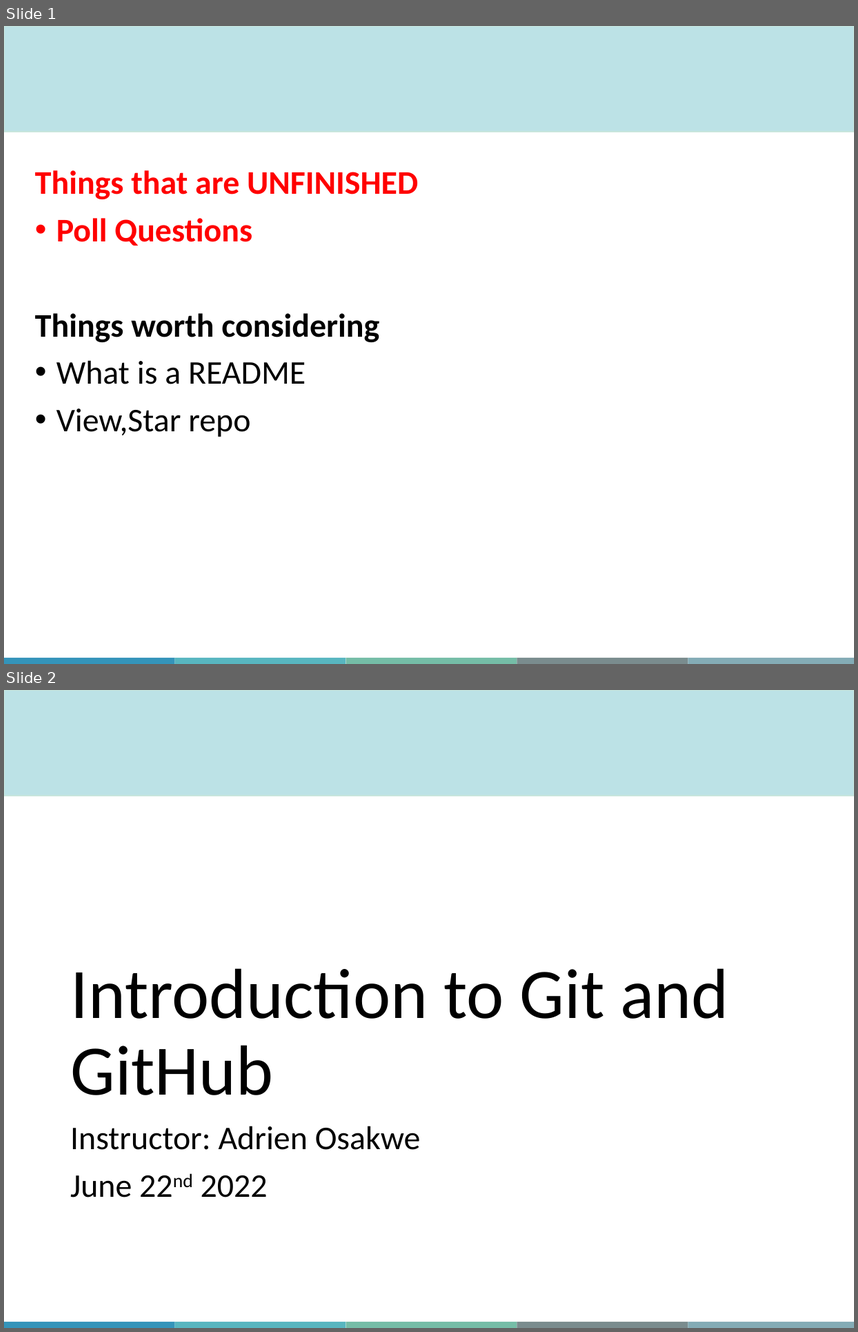
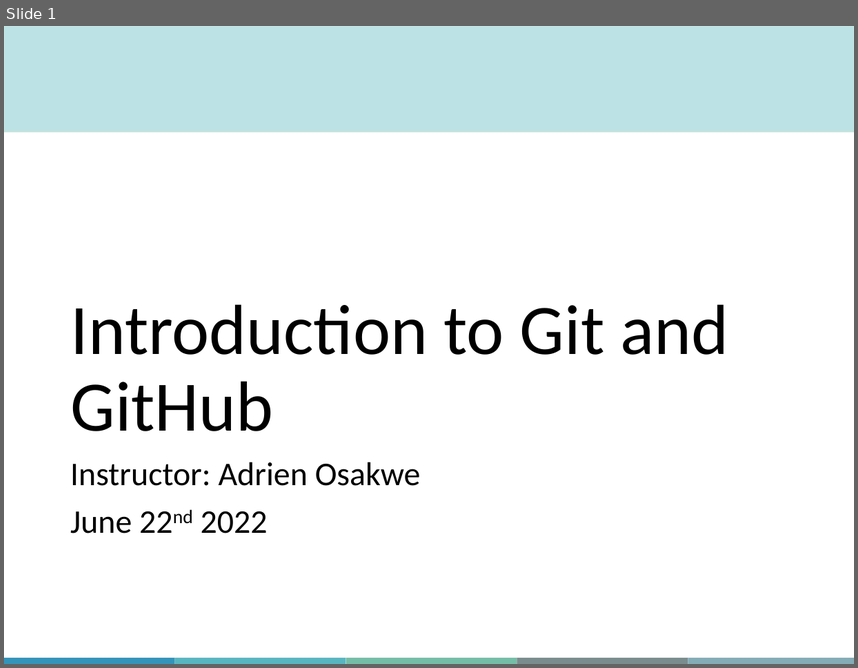
Before and after one commit to aosakwe/MiCM_IntroToGitHub, a slide deck: Slides/MiCM_GitHub_Workshop.pptx. Shown one above the other, each under a label of ours: slides 1 and 2 before the commit, slide 1 after it. The pictures are 858x1332 and 858x668 pixels, drawn with LibreOffice and Linux fonts; fonts in the diff are those of the drawing; background and template pictures are left out. Boxes give left, top, right and bottom in pixels: in the first picture for what was removed or moved away, otherwise in the second. Text is boxed around its words. In the diff, an @@ line names an element or a change of style, - is before the commit and + after.

```diff
--- a/Slides/MiCM_GitHub_Workshop.pptx
+++ b/Slides/MiCM_GitHub_Workshop.pptx
@@ slide 1 removed at (4,26,854,664), background #FFFFFF; not listed: 6 template elements that a slide beside it also shows @@
@@ text removed at (35,170,418,437) @@
-Things that are UNFINISHED
-• Poll Questions
-Things worth considering
-• What is a README
-• View,Star repo
@@ what was slide 2 is now slide 1 @@
```
Also in this commit, not shown: 10 slides changed, 2 slides added.
